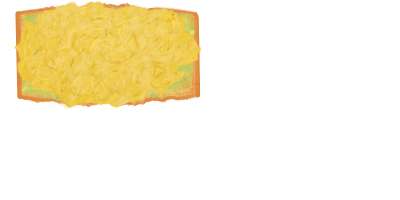
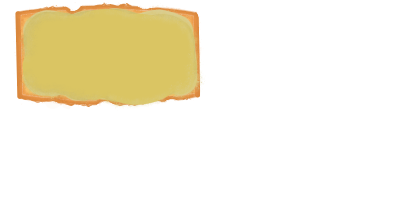
Comparing the layer stacks of the two w=400, h=200 images. Changes:
hid "Atún", painted on it over [14, 0, 206, 111]
added layer "Queso fundido" above "Hummus" over [14, 0, 206, 111]
hid "Huevos revueltos", painted on it over [14, 0, 206, 111]
hid "Aguacate restregado" over [14, 0, 206, 111]
painted on "Pan" over [14, 0, 206, 111]
painted on "Fondo" over [14, 0, 206, 111]
